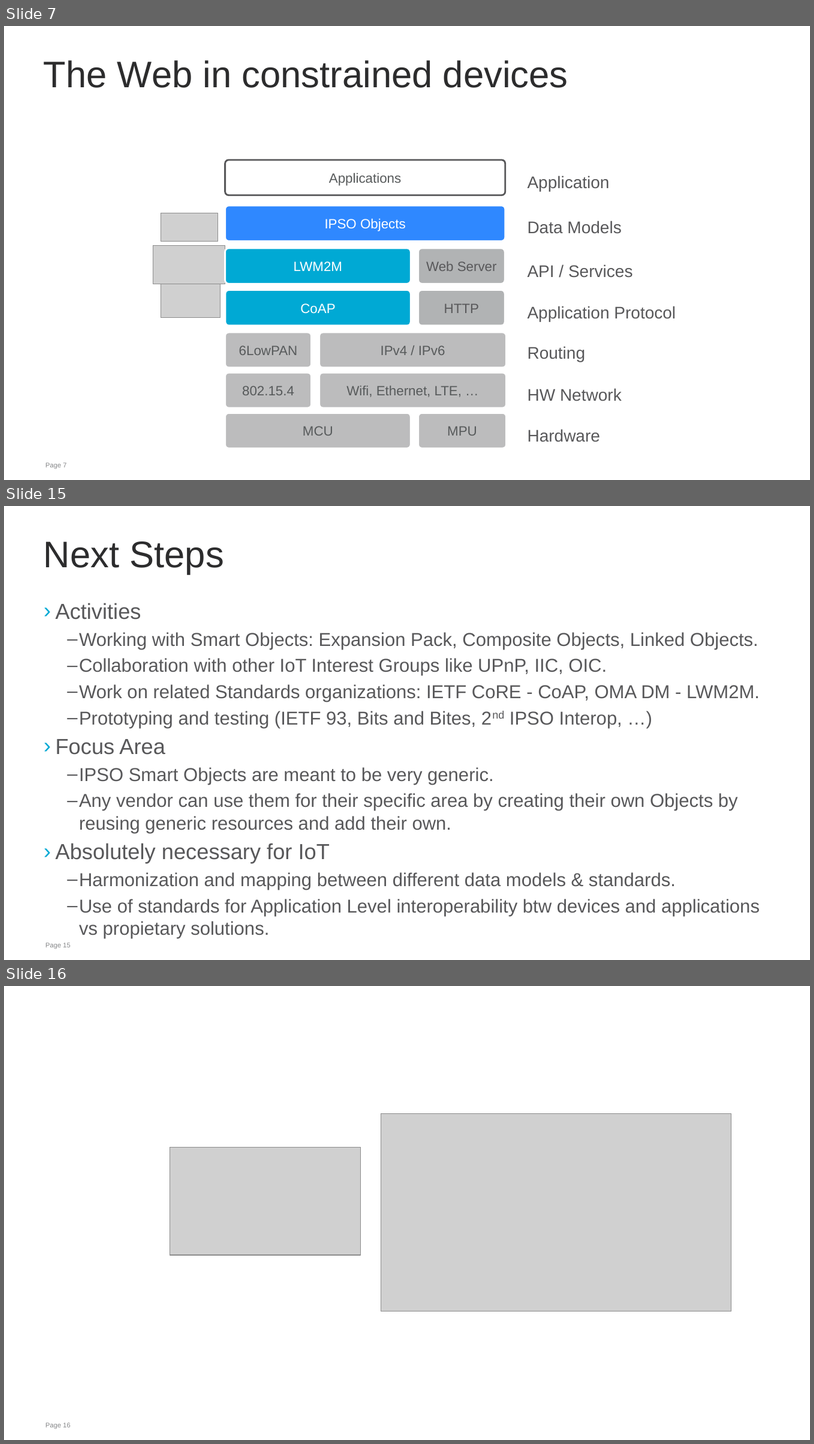
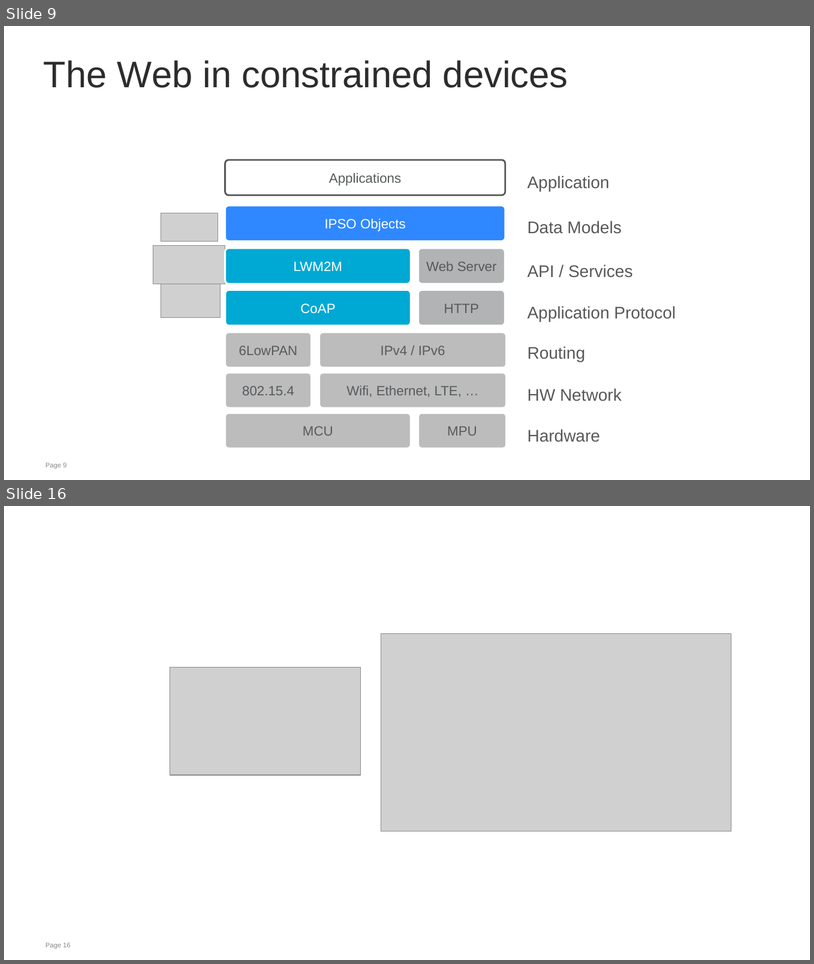
Before and after one commit to jaimejim/iot-playground, a slide deck: Documentation/IPSO_Intro_W3C.pptx. Shown one above the other, each under a label of ours: slides 7, 15 and 16 before the commit, slides 9 and 16 after it; the slides between them are not shown. The pictures are 814x1444 and 814x964 pixels, drawn with LibreOffice and Linux fonts; fonts in the diff are those of the drawing; grey boxes stand for pictures; background and template pictures are left out. Boxes give left, top, right and bottom in pixels: in the first picture for what was removed or moved away, otherwise in the second. Text is boxed around its words. In the diff, an @@ line names an element or a change of style, - is before the commit and + after.

```diff
--- a/Documentation/IPSO_Intro_W3C.pptx
+++ b/Documentation/IPSO_Intro_W3C.pptx
@@ slide 15 removed at bbox=[4, 506, 810, 960], background #FFFFFF; not listed: 1 template element that a slide beside it also shows @@
@@ title removed at bbox=[44, 541, 224, 574] @@
-Next Steps
@@ text removed at bbox=[56, 603, 760, 938] @@
-› Activities
-  – Working with Smart Objects: Expansion Pack, Composite Objects, Linked Objects.
-  – Collaboration with other IoT Interest Groups like UPnP, IIC, OIC.
-  – Work on related Standards organizations: IETF CoRE - CoAP, OMA DM - LWM2M.
-  – Prototyping and testing (IETF 93, Bits and Bites, 2nd IPSO Interop, …)
-› Focus Area
-  – IPSO Smart Objects are meant to be very generic.
-  – Any vendor can use them for their specific area by creating their own Objects by reusing generic resources and add their own.
-› Absolutely necessary for IoT
-  – Harmonization and mapping between different data models & standards.
-  – Use of standards for Application Level interoperability btw devices and applications vs propietary solutions.
@@ what was slide 7 is now slide 9 @@
@@ page number at bbox=[45, 462, 66, 468]: text changed @@
-Page 7
+Page 9
```
Also in this commit, not shown: 4 slides changed, 4 slides added, 3 other slides removed.
